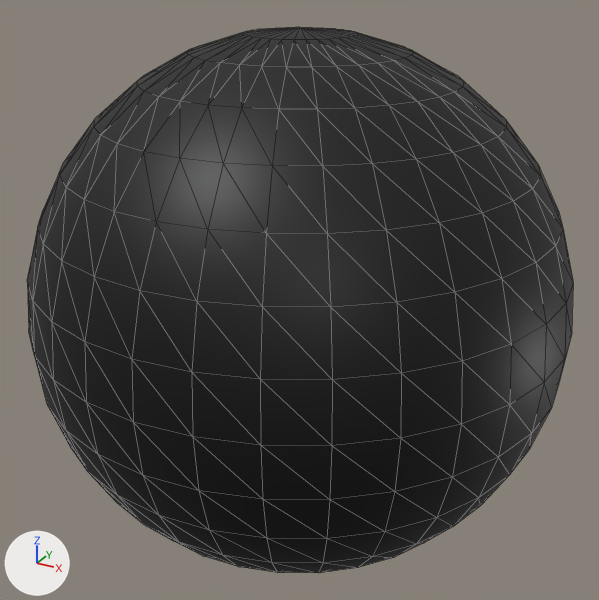
Two versions of the glTF model meshes/sphere.glb, one commit apart.
One viewpoint serves both versions: a 50 mm camera at (1.409, -2.568, 1.283) aimed at (-0.002, -0.001, 0.0). The lights are fixed; the arrows at lower left show +X, +Y and +Z. The older version comes first. Mesh edges are drawn as thin lines.

Before the edit, the objects in view are built like this:
```python
mat_defaultmaterial = bpy.data.materials.new('DefaultMaterial')
mat_defaultmaterial.use_nodes = True; mat_defaultmaterial.node_tree.nodes.clear()
_N = mat_defaultmaterial.node_tree.nodes; _L = mat_defaultmaterial.node_tree.links
n0 = _N.new('ShaderNodeOutputMaterial'); n0.name = 'Material Output'
n1 = _N.new('ShaderNodeBsdfPrincipled'); n1.name = 'Principled BSDF'
n2 = _N.new('ShaderNodeVertexColor'); n2.name = 'Color Attribute'
_L.new(n1.outputs[0], n0.inputs[0])  # 'BSDF' to 'Surface'
_L.new(n2.outputs[0], n1.inputs[0])  # 'Color' to 'Base Color'
me_sphere = bpy.data.meshes.new('Sphere')
me_sphere.from_pydata(...)  # a UV sphere (32 segments, 16 rings, poles along z) spanning x -1.0..1.0, y -1.0..1.0, z -1.0..1.0
me_sphere.materials.append(mat_defaultmaterial)
ob_sphere = bpy.data.objects.new('Sphere', me_sphere)
ob_sphere.location = (0.0, 0.0, 0.0)
```
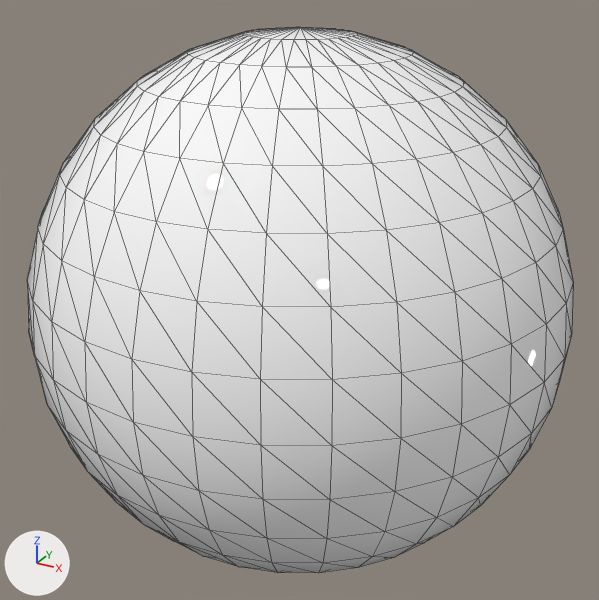
Where the change shows, as pixel boxes (x1, y1, x2, y2) in the pictures (599 x 600 px):
'Sphere', recoloured (lighter)
    both: (27, 28, 573, 573)

What changed in the scene script:
```text
Change mat_defaultmaterial:
    add n1 = _N.new('ShaderNodeBsdfPrincipled'); n1.name = 'Principled BSDF'
    add n1.inputs[0].default_value = (1.0, 1.0, 1.0, 1.0)  # 'Base Color', white #ffffff
    add n1.inputs[2].default_value = 0.0  # 'Roughness'
    remove n1 = _N.new('ShaderNodeBsdfPrincipled'); n1.name = 'Principled BSDF'
    remove n2 = _N.new('ShaderNodeVertexColor'); n2.name = 'Color Attribute'
    remove _L.new(n2.outputs[0], n1.inputs[0])  # 'Color' to 'Base Color'
```
